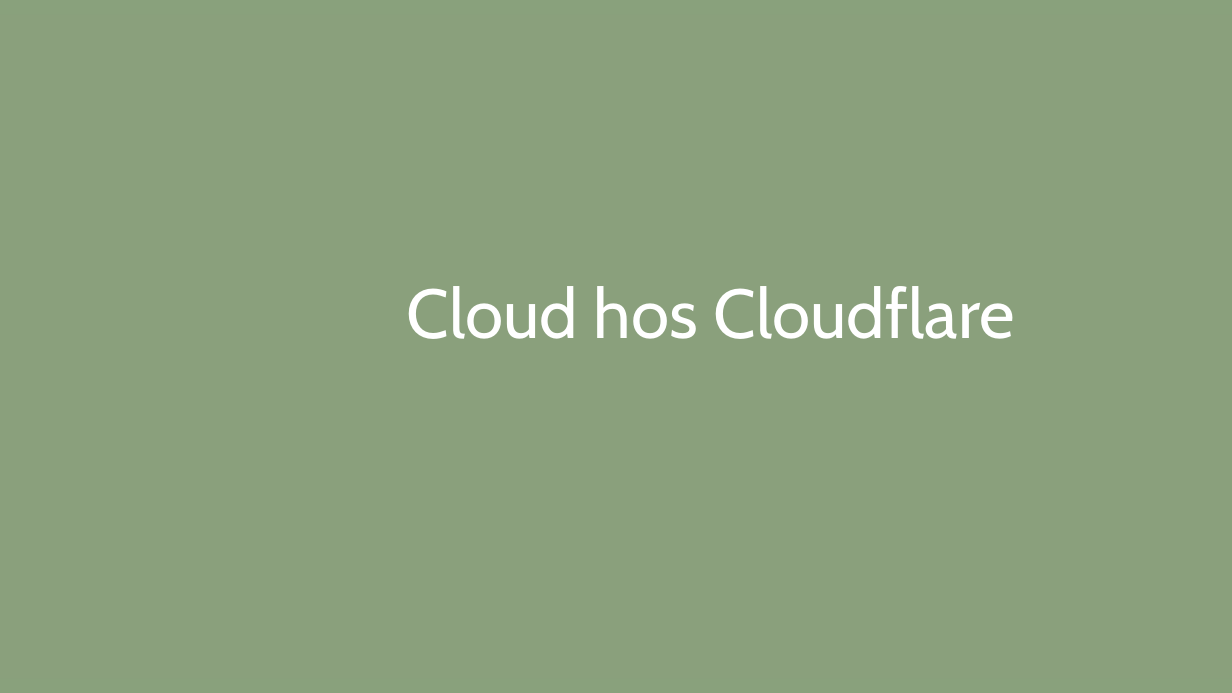
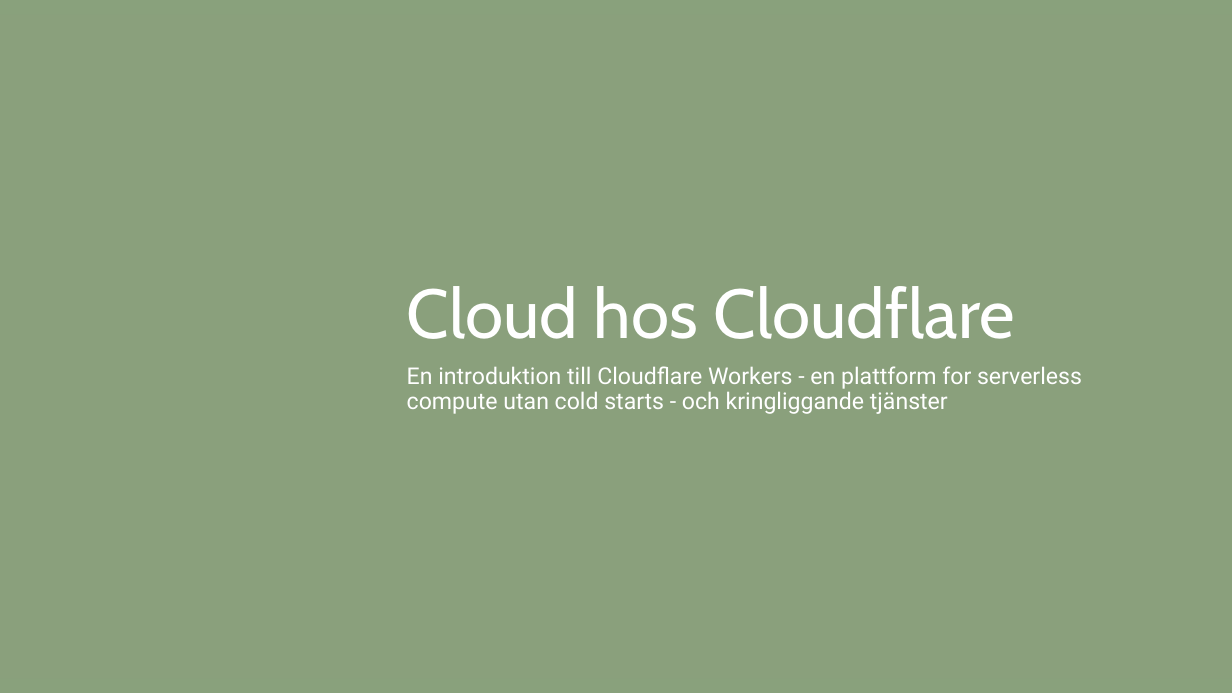
Before and after one commit to Doverstav/kitscon241, a slide deck: slide 1 of docs/presentation.pptx. Drawn at 1232x693 pixels with LibreOffice and Linux fonts; fonts in the diff are those of the drawing; background and template pictures are left out. Boxes give left, top, right and bottom in pixels: in the first picture for what was removed or moved away, otherwise in the second. Text is boxed around its words. In the diff, an @@ line names an element or a change of style, - is before the commit and + after.

```diff
--- a/docs/presentation.pptx
+++ b/docs/presentation.pptx
@@ subtitle added at (407, 366, 1082, 414), 18 pt, text #FFFFFF @@
+En introduktion till Cloudflare Workers - en plattform for serverless compute utan cold starts - och kringliggande tjänster
```
Also in this commit, not shown: 4 other slides changed, 9 slides added, 7 slides removed, 1 other file.
